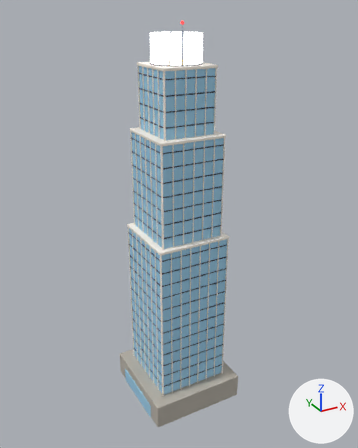
Before and after pictures for a commit that changed the glTF model assets-raw/glass_tower.glb.
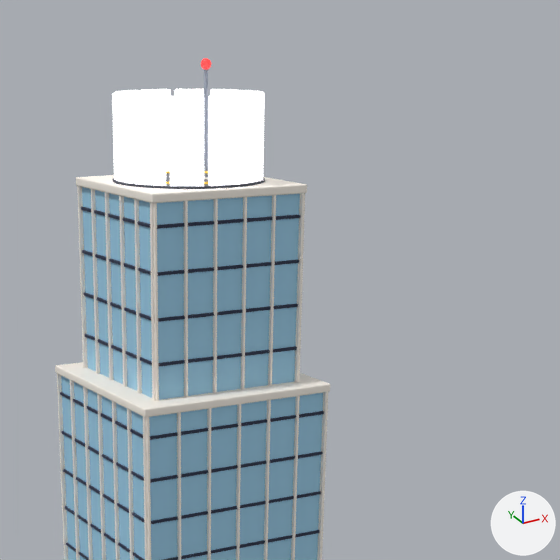
There are two pictures of each version: one whole from a camera (50 mm lens) standing at (-65.2, -120.0, 120.2) and looking at (0.9, 0.3, 60.1), one close up on the part from 31% to 86% of the width and 0% to 44% of the height. Lighting does not change. The marker at lower right points along +X, +Y and +Z. The last two pictures show the newer version. Vertices at exactly the same position are counted once.

In view in the first close-up: 'glass_tower'.
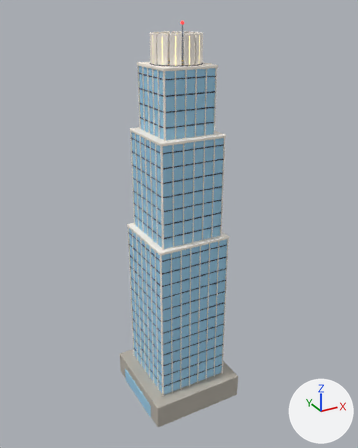
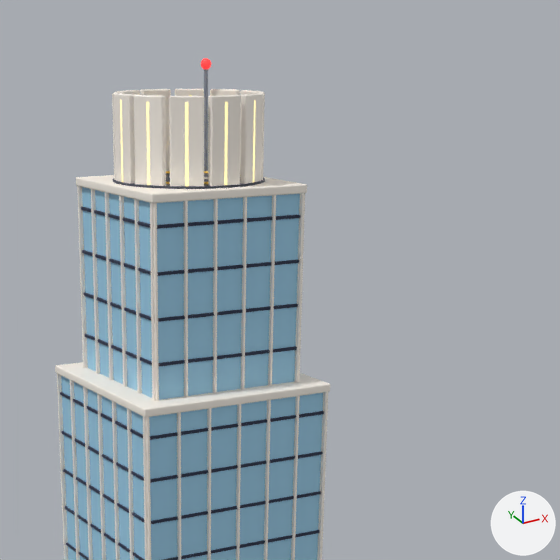
What differs and where, as boxes (x1, y1, x2, y2) in the close-ups (560 x 560 px):
part 1 of me_glass_tower_001, added
    after: (120, 100, 123, 182)
part 2 of me_glass_tower_001, added
    after: (146, 102, 150, 185)
part 3 of me_glass_tower_001, added
    after: (224, 102, 228, 185)
part 4 of me_glass_tower_001, added
    after: (253, 100, 256, 182)
part 5 of me_glass_tower_001, added
    after: (185, 102, 189, 186)
part 6 of me_glass_tower_001, surface changed (white to grey)
    both: (112, 89, 265, 186)

The change, as a list of edits to the scene's bpy script:
```text
Change me_glass_tower_001:
    used by ob_glass_tower; location = (0.0, 0.0, 0.0)
    remove me_glass_tower_001.from_pydata(...)  # 4486 vertices, 8440 faces; spans x -15.2..15.2, y -15.0..15.0, z 0.0..116.7
    add me_glass_tower_001.from_pydata(...)  # 4774 vertices, 8968 faces; spans x -15.2..15.2, y -15.0..15.0, z 0.0..116.7
    me_glass_tower_001 part 1: the loose piece of 24 vertices spanning x -6.8..-6.2, y -1.5..1.5, z 106.0..114.0 is copied, and the copy is scaled about its middle by (1.23, 0.0955, 0.886); it spans x -6.8..-6.2, y -0.2..0.2, z 106.5..113.5
    me_glass_tower_001 part 2: the loose piece of 24 vertices spanning x -4.6..-1.9, y 4.7..6.6, z 106.0..114.0 is copied, and the copy is scaled about its middle by (0.21, 0.234, 0.886), then moved by (-2.4, -8.9, 0.0); it spans x -6.0..-5.3, y -3.5..-3.0, z 106.5..113.5
    me_glass_tower_001 part 3: the loose piece of 24 vertices spanning x -1.5..1.5, y -6.8..-6.2, z 106.0..114.0 is copied, and the copy is scaled about its middle by (0.0955, 1.23, 0.886); it spans x -0.2..0.2, y -6.8..-6.2, z 106.5..113.5
    me_glass_tower_001 part 4: the loose piece of 24 vertices spanning x -6.6..-4.7, y -4.6..-1.9, z 106.0..114.0 is copied, and the copy is scaled about its middle by (0.234, 0.21, 0.886), then moved by (8.9, -2.4, 0.0); it spans x 3.0..3.5, y -6.0..-5.3, z 106.5..113.5
    me_glass_tower_001 part 5: a new loose piece of 24 vertices spanning x -3.5..-3.0, y -6.0..-5.3, z 106.5..113.5, in mat_toy
    me_glass_tower_001 part 6: 528 kept faces spanning x -6.8..6.8, y -6.8..6.8, z 106.0..114.0 get new texture (UV) coordinates
    other edits to the shape of me_glass_tower_001 do not show in these pictures
```
